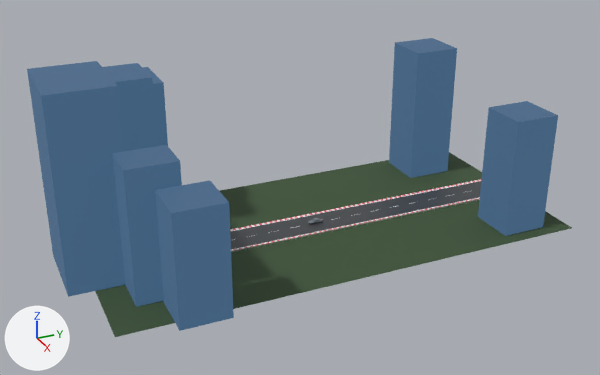
Before and after pictures for a commit that changed the Blender file honda_accord_2026_ingame_showcase.blend.
Rendered twice from a camera (50 mm lens) standing at (206.6, -98.2, 116.3) and looking at (2.1, -6.2, 14.0). Every picture has the same lights, and +X, +Y and +Z are marked at lower left. The older version comes first.

The first picture shows 'City_Tower_0', 'City_Tower_1', 'City_Tower_2', 'City_Tower_3', 'City_Tower_4', 'City_Tower_5', 'City_Tower_6', 'Grass_Left', 'Grass_Right', 'Track_Asphalt' and 4 more.
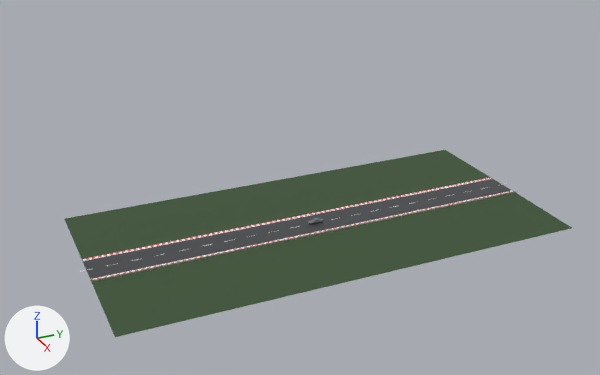
Boxes (x1, y1, x2, y2) around the edits, measured in the pictures (600 x 375 px):
'City_Tower_4', deleted
    before: (27, 61, 125, 297)
'City_Tower_2', deleted
    before: (155, 180, 234, 331)
'City_Tower_5', deleted
    before: (478, 101, 558, 236)
'City_Tower_6', deleted
    before: (389, 38, 457, 178)
'City_Tower_0', deleted
    before: (112, 145, 182, 307)
'City_Tower_1', deleted
    before: (102, 63, 157, 151)
'City_Tower_3', deleted
    before: (143, 67, 168, 146)

The change in detail:
Object 'City_Tower_0' (ob_city_tower_0) is deleted.
Object 'City_Tower_1' (ob_city_tower_1) is deleted.
Object 'City_Tower_2' (ob_city_tower_2) is deleted.
Object 'City_Tower_3' (ob_city_tower_3) is deleted.
Object 'City_Tower_4' (ob_city_tower_4) is deleted.
Object 'City_Tower_5' (ob_city_tower_5) is deleted.
Object 'City_Tower_6' (ob_city_tower_6) is deleted.
